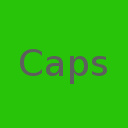
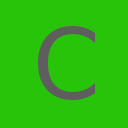
The second (128, 128) image is a revision of the first. Changes to its layers:
renamed "Caps" to "C", painted on it over [20, 26, 107, 100]
